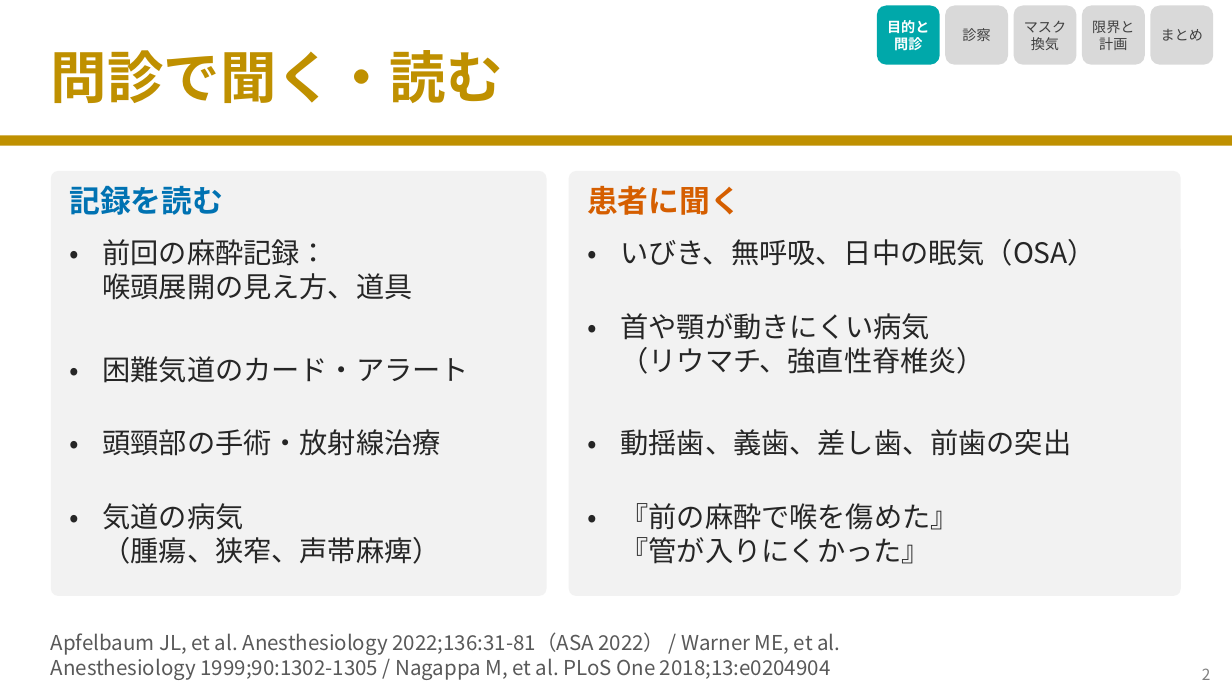
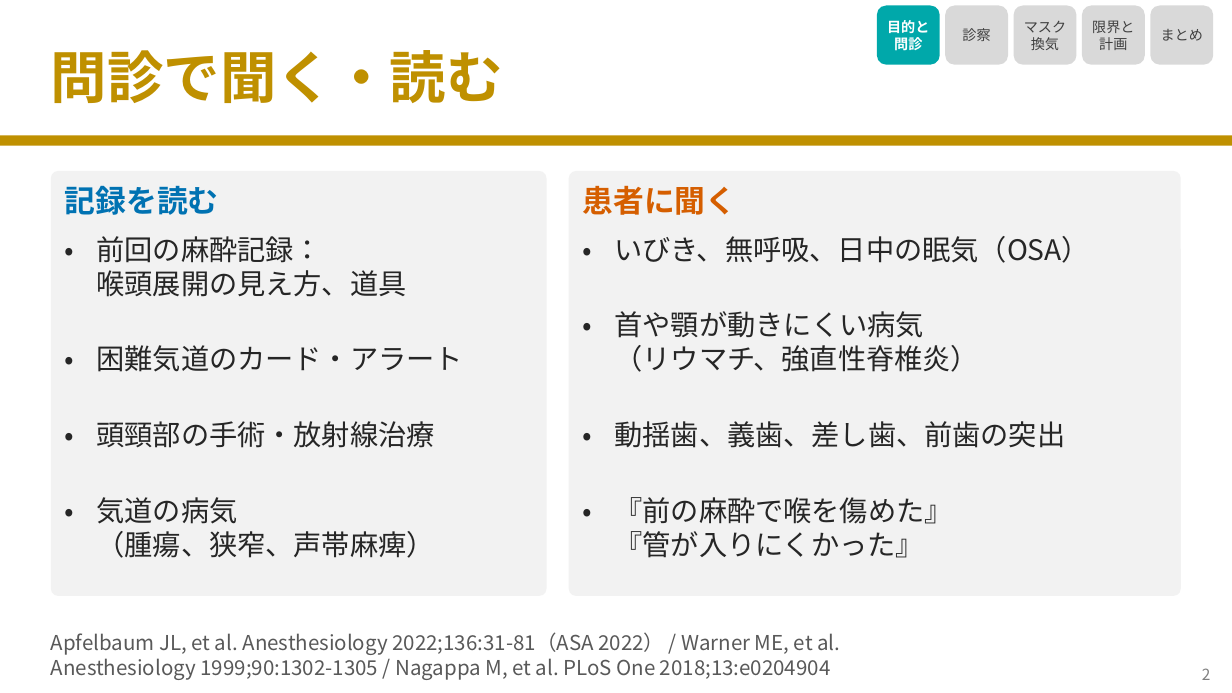
Before and after one commit to nobumitsu-3141/Anes-lecture, a slide deck: slide 3 of slides/4-2_preop_airway_assessment/4-2_preop_airway_assessment.pptx. Drawn at 1232x693 pixels with LibreOffice and Linux fonts; fonts in the diff are those of the drawing. Boxes give left, top, right and bottom in pixels: in the first picture for what was removed or moved away, otherwise in the second. Text is boxed around its words. In the diff, an @@ line names an element or a change of style, - is before the commit and + after.

```diff
--- a/slides/4-2_preop_airway_assessment/4-2_preop_airway_assessment.pptx
+++ b/slides/4-2_preop_airway_assessment/4-2_preop_airway_assessment.pptx
@@ text "記録を読む": place and size @@
-text "記録を読む" at <box>69,185,223,215</box>
+text "記録を読む" at <box>65,185,219,215</box>
@@ text "患者に聞く": place and size @@
-text "患者に聞く" at <box>587,185,741,215</box>
+text "患者に聞く" at <box>583,185,737,215</box>
@@ text "•": place and size @@
-text "•" at <box>588,310,621,352</box>
+text "•" at <box>582,232,614,274</box>
@@ text "いびき、無呼吸、日中の眠気（OSA）": place and size @@
-text "いびき、無呼吸、日中の眠気（OSA）" at <box>620,239,1096,266</box>
+text "いびき、無呼吸、日中の眠気（OSA）" at <box>614,236,1090,263</box>
@@ text added at <box>97,270,407,297</box>, 22 pt, text #262626 @@
+喉頭展開の見え方、道具
@@ text at <box>103,273,413,300</box>: paragraph removed @@
-喉頭展開の見え方、道具
@@ text "•": place and size @@
-text "•" at <box>588,426,621,469</box>
+text "•" at <box>582,308,614,350</box>
@@ text added at <box>614,311,923,338</box>, 22 pt, text #262626 @@
+首や顎が動きにくい病気
@@ text at <box>620,313,929,340</box>: paragraph removed @@
-首や顎が動きにくい病気
@@ text "•": place and size @@
-text "•" at <box>69,352,103,395</box>
+text "•" at <box>65,342,96,384</box>
@@ text "困難気道のカード・アラート": place and size @@
-text "困難気道のカード・アラート" at <box>103,356,469,383</box>
+text "困難気道のカード・アラート" at <box>97,345,463,372</box>
@@ text "（リウマチ、強直性脊椎炎）": place and size @@
-text "（リウマチ、強直性脊椎炎）" at <box>620,313,985,374</box>
+text "（リウマチ、強直性脊椎炎）" at <box>614,345,979,372</box>
@@ text "•": place and size @@
-text "•" at <box>69,426,103,469</box>
+text "•" at <box>65,418,96,460</box>
@@ text "頭頸部の手術・放射線治療": place and size @@
-text "頭頸部の手術・放射線治療" at <box>103,429,441,456</box>
+text "頭頸部の手術・放射線治療" at <box>97,421,435,448</box>
@@ text "•": place and size @@
-text "•" at <box>588,236,621,278</box>
+text "•" at <box>582,418,614,460</box>
@@ text "動揺歯、義歯、差し歯、前歯の突出": place and size @@
-text "動揺歯、義歯、差し歯、前歯の突出" at <box>620,429,1071,456</box>
+text "動揺歯、義歯、差し歯、前歯の突出" at <box>614,421,1065,448</box>
@@ text added at <box>97,497,238,524</box>, 22 pt, text #262626 @@
+気道の病気
@@ text at <box>103,503,244,530</box>: paragraph removed @@
-気道の病気
@@ 3 texts: place and size @@
-3 texts at <box>69,236,621,543</box>
+3 texts at <box>65,232,614,536</box>
@@ text added at <box>614,497,952,524</box>, 22 pt, text #262626 @@
+『前の麻酔で喉を傷めた』
@@ text at <box>620,503,958,530</box>: paragraph removed @@
-『前の麻酔で喉を傷めた』
@@ text "（腫瘍、狭窄、声帯麻痺）": place and size @@
-text "（腫瘍、狭窄、声帯麻痺）" at <box>103,503,441,564</box>
+text "（腫瘍、狭窄、声帯麻痺）" at <box>97,531,435,558</box>
@@ text "『管が入りにくかった』": place and size @@
-text "『管が入りにくかった』" at <box>620,503,958,564</box>
+text "『管が入りにくかった』" at <box>614,531,923,558</box>
```
Also in this commit, not shown: 7 other slides changed, 27 other files.
